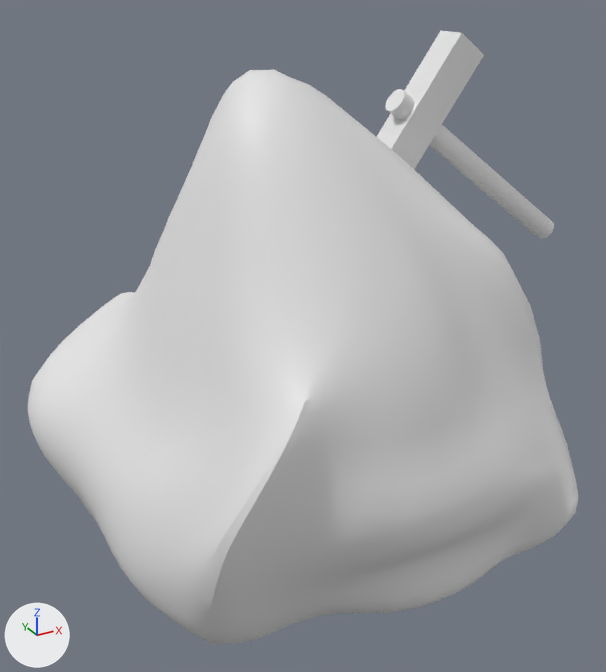
An edit to the FBX model Assets/Art/Model/Rock.fbx, drawn before and after from the same camera.
Before and after are seen from a camera (50 mm lens) standing at (-3.29, -6.02, 5.05) and looking at (-0.01, -0.06, 2.07). The lights are fixed; the arrows at lower left show +X, +Y and +Z. The picture after the commit comes second.
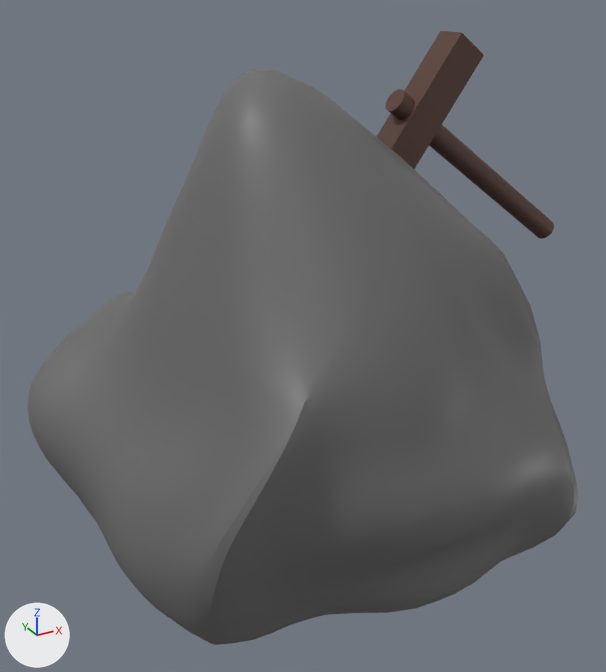
Edits to the bpy script that builds the scene:
```text
Change mat_material:
    mat_material.base_color: (0.8, 0.8, 0.8) -> (0.146, 0.146, 0.146)  # white #e7e7e7 -> dark grey #6b6b6b
Add mat_material_001:
    mat_material_001 = principled_material('Material.001')
    mat_material_001.base_color = (0.0993, 0.0449, 0.0306)  # brown #593c31
Change me_cube_001:
    where me_cube_001.from_pydata(...)  # 1622 vertices, 1588 faces; spans x -2.27..2.68, y -2.02..1.76, z -1.21..3.59
    used by ob_cube; location = (0.0, 0.0, 0.98)
    me_cube_001 part 1: 51 of the faces centred in x 0.46..1.76, y -0.3..-0.02, z 2.04..3.49 switch from mat_material (white #e7e7e7) to mat_material_001 (brown #593c31)
```

Changed parts and their boxes [x1, y1, x2, y2] in the pictures (606 x 672 px):
'Cube', recoloured (white to dark grey)
    both: [28, 31, 578, 645]
part 1 of me_cube_001, recoloured (white to brown)
    both: [377, 31, 554, 239]
